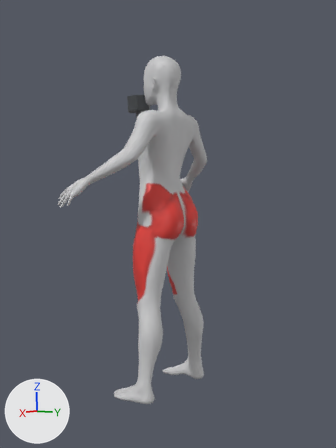
Two versions of the Blender file arte/sistema-visual/mocap/ejercicios/goblet-squat/goblet-squat.blend, one commit apart.
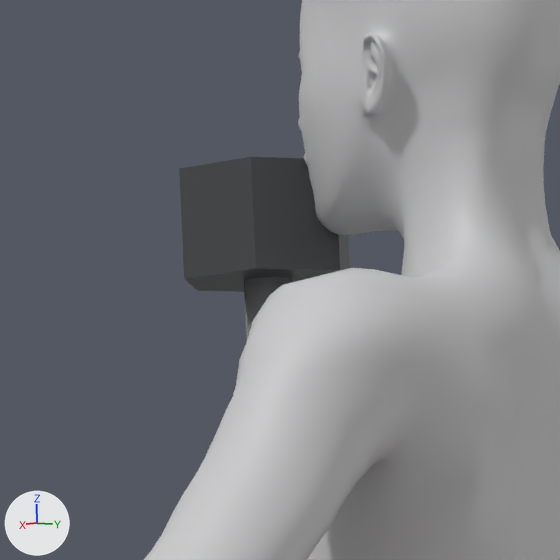
The first picture shows the older version from the file's camera 'Camara'. The close-ups show the older and then the newer version on the part from 31% to 53% of the width and 16% to 33% of the height of that picture. Only the edits that show in the close-ups are written down. Lighting does not change. The marker at lower left points along +X, +Y and +Z.

Names of what the first close-up shows: 'Human', 'Mancuerna'.
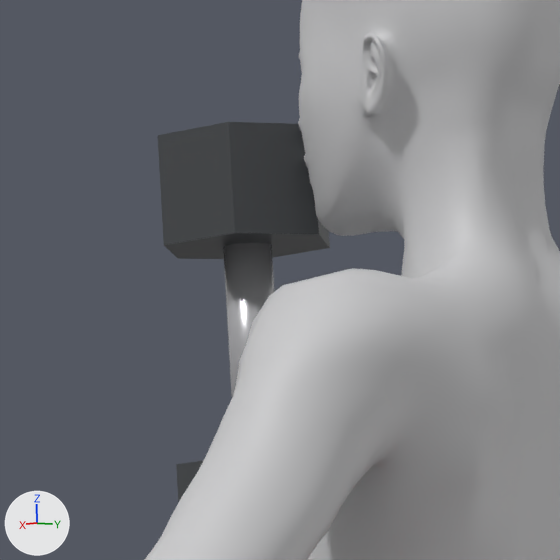
Boxes [x1, y1, x2, y2] around the edits, measured in the close-ups (560 x 560 px):
'Mancuerna', moved: before [179, 157, 350, 342]; after [158, 122, 330, 503]

The change in detail:
Object 'Mancuerna' (ob_mancuerna) moves from (-0.001, -0.094, 1.289) to (-0.001, -0.111, 1.314).
